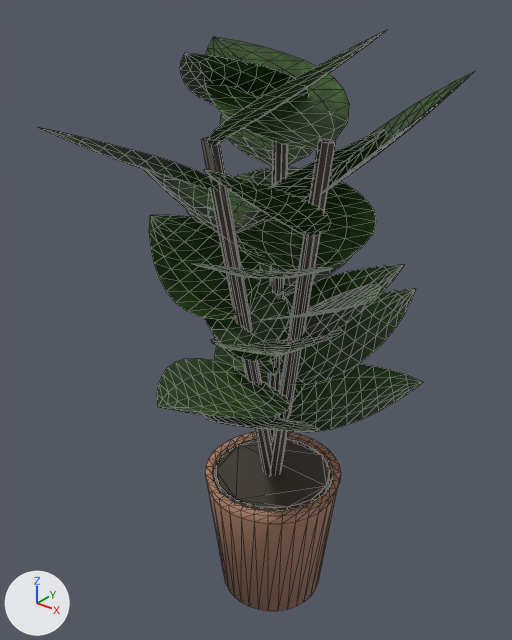
The glTF model villa/furniture/master_plant.glb: old version first, new version second.
One viewpoint serves both versions: a 50 mm camera at (5.699, 7.222, 1.431) aimed at (4.793, 8.355, 0.729). The axes (+X, +Y, +Z) are drawn at lower left. The lights are the same throughout. The picture after the commit comes second. Mesh edges are drawn as thin lines. Vertices at exactly the same position are counted once.

The older version as bpy lines, for what is in view:
```python
me_master_plant = bpy.data.meshes.new('master_plant')
me_master_plant.from_pydata(...)  # 1640 vertices, 2736 faces; spans x -0.314..0.321, y -0.394..0.403, z 0.0..1.35
# faces by material slot: [384, 108, 84, 2160]
me_master_plant.materials.append(mat_terracotta)  # brown #ad8169
me_master_plant.materials.append(mat_soil)  # dark grey #423c35
me_master_plant.materials.append(mat_bark)  # dark grey #554d48
me_master_plant.materials.append(mat_leaf)
ob_master_plant = bpy.data.objects.new('master_plant', me_master_plant)
ob_master_plant.location = (4.85, 8.35, 0.0)
```
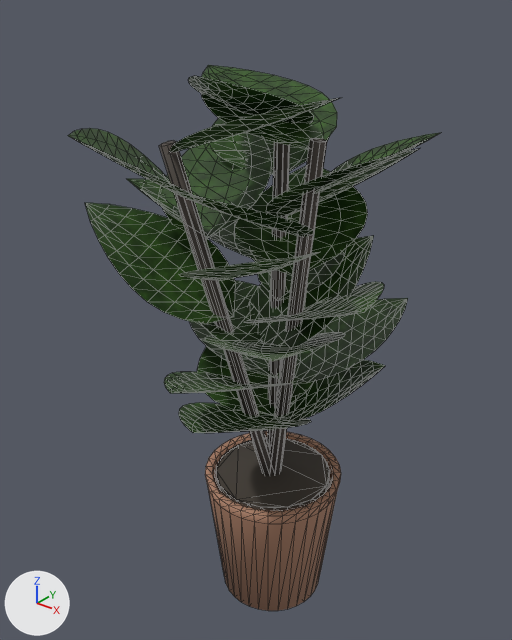
Pixel boxes (x1, y1, x2, y2) of what changed, in the pictures (512 x 640 px; the box of a moved part takes in the faces that stretch with it):
'master_plant', reshaped (14% narrower)
    before: (38, 31, 475, 611)
    after: (68, 65, 442, 611)
part 1 of me_master_plant, moved or reshaped
    before: (268, 141, 288, 440)
    after: (267, 142, 290, 448)
part 2 of me_master_plant, moved or reshaped
    before: (201, 136, 272, 475)
    after: (159, 140, 272, 475)
part 3 of me_master_plant, moved or reshaped
    before: (236, 181, 376, 270)
    after: (235, 165, 368, 276)
part 4 of me_master_plant, moved or reshaped
    before: (205, 37, 349, 150)
    after: (201, 65, 337, 149)
part 5 of me_master_plant, moved or reshaped
    before: (271, 129, 385, 194)
    after: (266, 148, 420, 218)
part 6 of me_master_plant, moved or reshaped
    before: (180, 53, 309, 107)
    after: (188, 76, 314, 124)
part 7 of me_master_plant, moved or reshaped
    before: (277, 264, 405, 342)
    after: (250, 235, 374, 346)
part 8 of me_master_plant, moved or reshaped
    before: (192, 263, 333, 278)
    after: (179, 252, 319, 281)
part 9 of me_master_plant, moved or reshaped
    before: (207, 31, 385, 147)
    after: (170, 97, 342, 152)
part 10 of me_master_plant, moved or reshaped
    before: (38, 71, 475, 475)
    after: (68, 118, 442, 475)

Diff of the bpy script that builds the scene:
```diff
--- a/villa/furniture/master_plant.glb.py
+++ b/villa/furniture/master_plant.glb.py
@@ me_master_plant @@
 # used by ob_master_plant; location = (4.85, 8.35, 0.0)
-me_master_plant.from_pydata(...)  # 1640 vertices, 2736 faces; spans x -0.314..0.321, y -0.394..0.403, z 0.0..1.35
+me_master_plant.from_pydata(...)  # 1640 vertices, 2736 faces; spans x -0.351..0.282, y -0.377..0.318, z 0.0..1.275
+# me_master_plant part 1: the loose piece of 16 vertices spanning x -0.135..0.017, y -0.017..0.187, z 0.296..1.151 is multiplied about its middle by the matrix ((0.983, 0.002, 0.05), (0.001, 0.982, -0.06), (-0.05, 0.06, 0.981)), then moved by (0.022, -0.027, 0.0)
+# me_master_plant part 2: the loose piece of 16 vertices spanning x -0.109..0.017, y -0.111..0.017, z 0.297..1.15 is multiplied about its middle by the matrix ((1.019, -0.005, -0.033), (0.002, 1.015, -0.099), (0.034, 0.099, 1.015)), then moved by (-0.015, -0.043, 0.0)
+# me_master_plant part 3: the loose piece of 56 vertices spanning x -0.128..0.165, y -0.015..0.193, z 0.858..1.039 is multiplied about its middle by the matrix ((1.002, -0.06, -0.163), (-0.095, 1.108, 0.209), (0.062, -0.027, 1.015)), then moved by (-0.029, 0.028, -0.003)
+# me_master_plant part 4: the loose piece of 56 vertices spanning x -0.235..0.101, y -0.099..0.186, z 1.128..1.315 is multiplied about its middle by the matrix ((0.964, 0.005, -0.122), (-0.014, 0.93, 0.082), (0.123, -0.082, 0.925)), then moved by (-0.022, 0.005, -0.028)
+# me_master_plant part 5: the loose piece of 56 vertices spanning x -0.084..0.162, y -0.027..0.28, z 0.948..1.161 is multiplied about its middle by the matrix ((1.075, 0.048, 0.21), (-0.046, 0.938, 0.087), (-0.046, -0.085, 0.977)), then moved by (0.064, -0.035, -0.009)
+# me_master_plant part 6: the loose piece of 56 vertices spanning x -0.245..0.004, y -0.134..0.171, z 1.128..1.305 is multiplied about its middle by the matrix ((0.947, 0.042, 0.209), (-0.028, 0.952, -0.053), (-0.212, 0.06, 0.943)), then moved by (0.057, -0.051, -0.014)
+# me_master_plant part 7: the loose piece of 56 vertices spanning x -0.07..0.19, y -0.051..0.236, z 0.678..0.852 is multiplied about its middle by the matrix ((1.058, -0.231, -0.037), (0.144, 1.008, -0.249), (0.03, 0.177, 1.061)), then moved by (-0.034, -0.033, 0.029)
+# me_master_plant part 8: the loose piece of 56 vertices spanning x -0.072..0.219, y -0.246..0.012, z 0.858..0.982 is multiplied about its middle by the matrix ((1.032, -0.241, -0.09), (0.137, 0.971, -0.072), (0.178, 0.003, 0.963)), then moved by (-0.003, -0.034, 0.019)
+# me_master_plant part 9: the loose piece of 56 vertices spanning x -0.092..0.222, y -0.183..0.072, z 1.128..1.35 is multiplied about its middle by the matrix ((0.844, -0.181, 0.121), (0.091, 0.871, 0.227), (-0.197, -0.22, 0.87)), then moved by (-0.047, -0.051, -0.054)
+# me_master_plant part 10: 957 of 1640 vertices moved; they spanned x -0.314..0.321, y -0.394..0.403, z 0.509..1.279 and now span x -0.351..0.282, y -0.377..0.318, z 0.511..1.188; mean shift (-0.011, -0.024, -0.004); largest move (-0.145, 0.204, 1.029) -> (-0.259, 0.185, 1.141)
 me_master_plant.materials.append(mat_terracotta)
```
